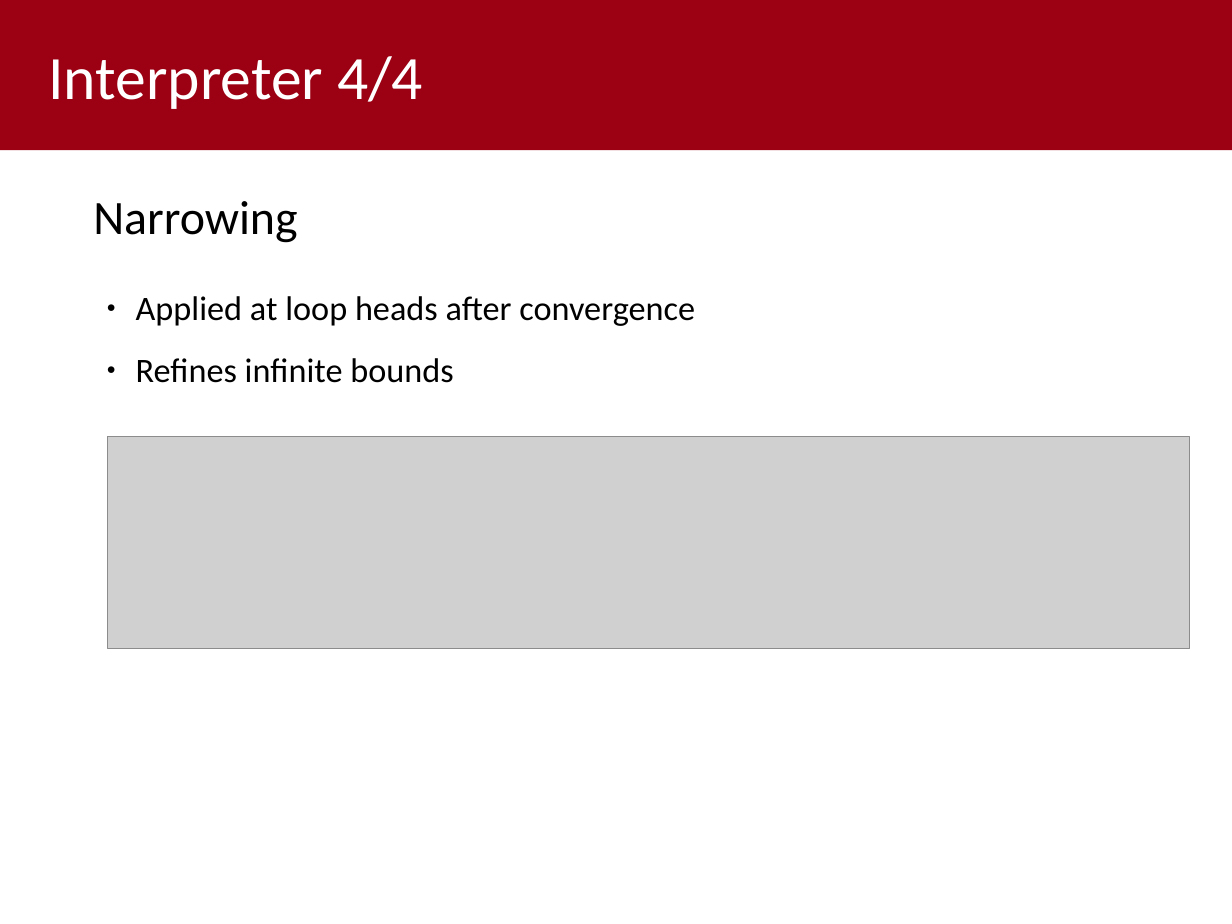
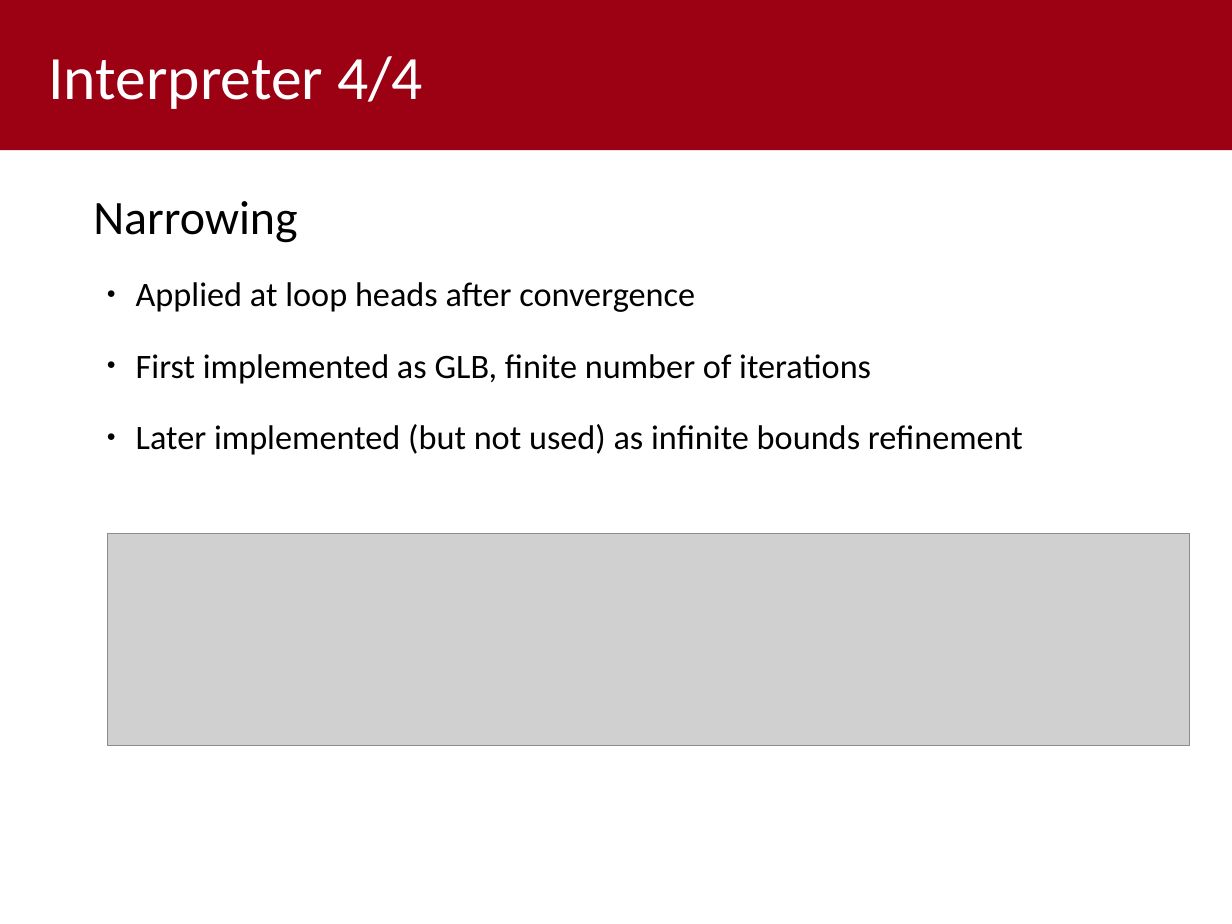
Before and after one commit to MatteoCus/abstract-while-interpreter, a slide deck: slide 12 of HomeworkB_Presentation.odp. Drawn at 1232x924 pixels with LibreOffice and Linux fonts; fonts in the diff are those of the drawing; grey boxes stand for pictures; background and template pictures are left out. Boxes give left, top, right and bottom in pixels: in the first picture for what was removed or moved away, otherwise in the second. Text is boxed around its words. In the diff, an @@ line names an element or a change of style, - is before the commit and + after.

```diff
--- a/HomeworkB_Presentation.odp
+++ b/HomeworkB_Presentation.odp
@@ text at <box>136,282,695,312</box>: line spacing 1.5 to 1.15; more space between paragraphs @@
@@ text at <box>136,354,1023,455</box>: text changed @@
-● Refines infinite bounds
+● First implemented as GLB, finite number of iterations
+● Later implemented (but not used) as infinite bounds refinement
@@ picture: place and size @@
-picture at <box>108,436,1190,648</box>
+picture at <box>108,533,1190,745</box>
```
Also in this commit, not shown: 4 other files.
